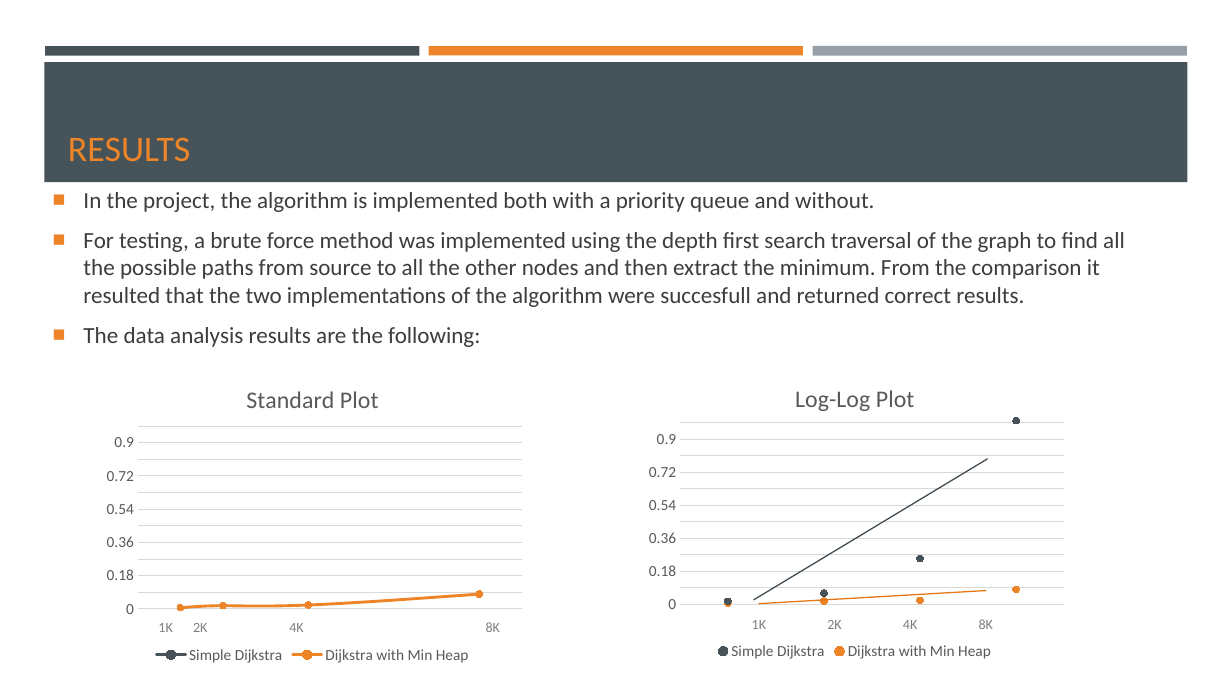
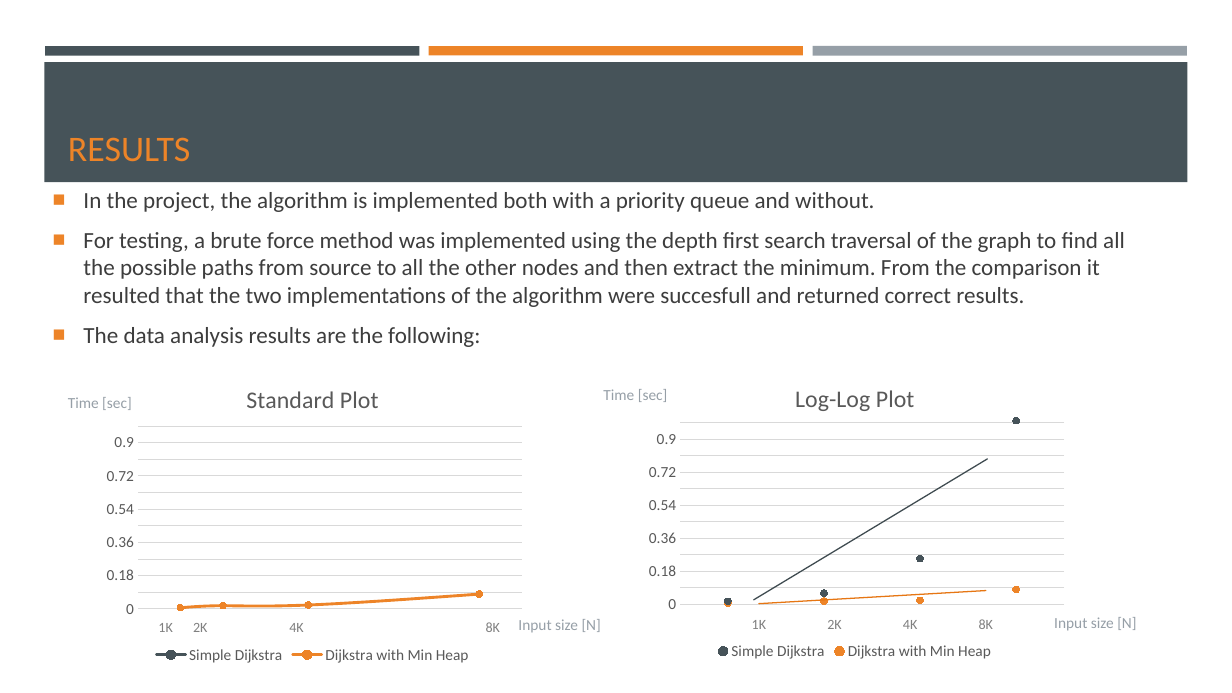
Before and after one commit to mihaescu/ADS, a slide deck: slide 6 of Graphs/Distances/Dijkstra by Dan Veronica/Dijkstra's algortihm (1).pptx. Drawn at 1232x693 pixels with LibreOffice and Linux fonts; fonts in the diff are those of the drawing. Boxes give left, top, right and bottom in pixels: in the first picture for what was removed or moved away, otherwise in the second. Text is boxed around its words. In the diff, an @@ line names an element or a change of style, - is before the commit and + after.

```diff
--- a/Graphs/Distances/Dijkstra by Dan Veronica/Dijkstra's algortihm (1).pptx
+++ b/Graphs/Distances/Dijkstra by Dan Veronica/Dijkstra's algortihm (1).pptx
@@ text added at (x1=603, y1=389, x2=668, y2=402), 12 pt, text #969FA7 @@
+Time [sec]
@@ text added at (x1=68, y1=397, x2=132, y2=410), 12 pt, text #969FA7 @@
+Time [sec]
@@ text added at (x1=518, y1=619, x2=601, y2=632), 12 pt, text #969FA7 @@
+Input size [N]
@@ text added at (x1=1054, y1=617, x2=1136, y2=631), 12 pt, text #969FA7 @@
+Input size [N]
```
Also in this commit, not shown: 1 other slide changed, 1 slide added, 1 slide removed, 2 other files.
